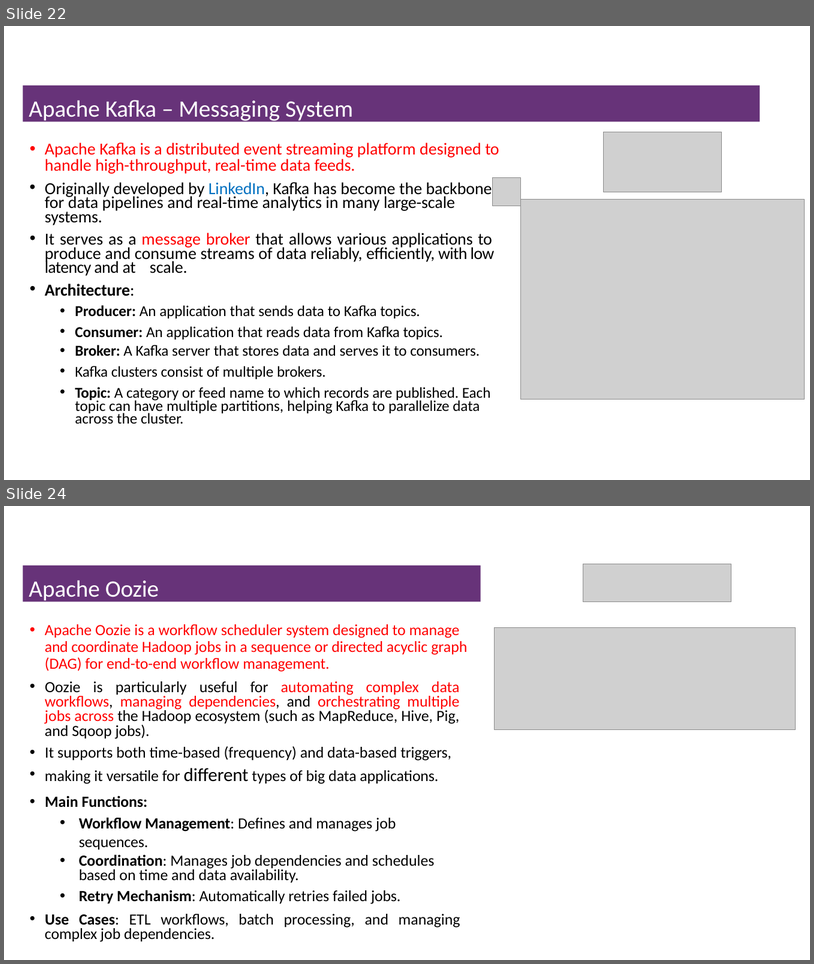
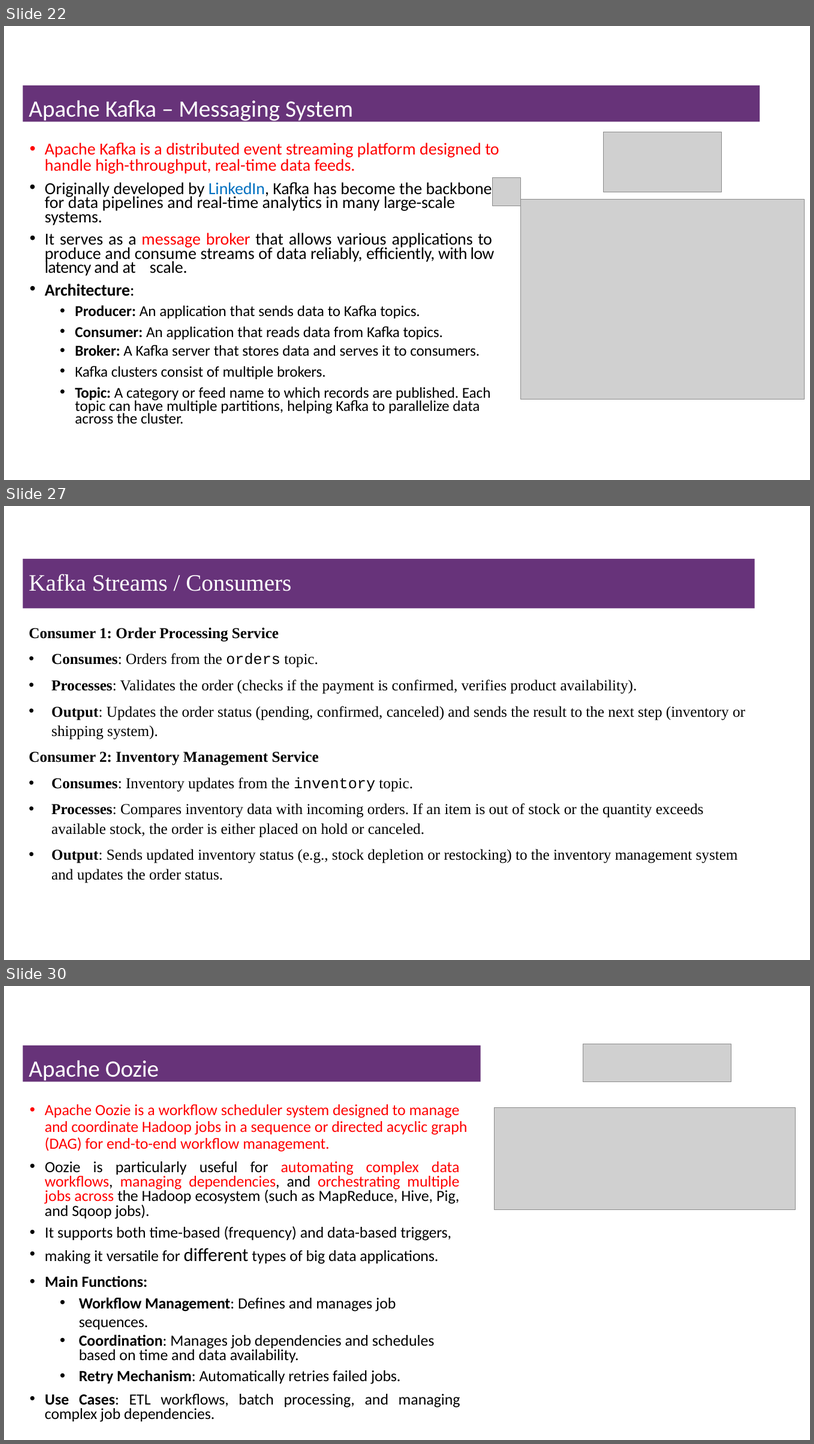
Before and after one commit to msfasha/307401-Big-Data, a slide deck: Lecture Notes/Section 2 - Introduction to Hadoop Eco System/2-Introduction to Hadoop Eco System.pptx. Shown one above the other, each under a label of ours: slides 22 and 24 before the commit, slides 22, 27 and 30 after it; the slides between them are not shown. The pictures are 814x964 and 814x1444 pixels, drawn with LibreOffice and Linux fonts; fonts in the diff are those of the drawing; grey boxes stand for pictures; background and template pictures are left out. Boxes give left, top, right and bottom in pixels: in the first picture for what was removed or moved away, otherwise in the second. Text is boxed around its words. In the diff, an @@ line names an element or a change of style, - is before the commit and + after.

```diff
--- a/Lecture Notes/Section 2 - Introduction to Hadoop Eco System/2-Introduction to Hadoop Eco System.pptx
+++ b/Lecture Notes/Section 2 - Introduction to Hadoop Eco System/2-Introduction to Hadoop Eco System.pptx
@@ slide 27 added at box(4, 506, 810, 960), background #FFFFFF @@
@@ title added at box(23, 559, 755, 608), fill #67337A, 28 pt, text #FFFFFF @@
+Kafka Streams / Consumers
@@ text added at box(29, 627, 746, 883), 18 pt, text #000000 @@
+Consumer 1: Order Processing Service
+• Consumes: Orders from the orders topic.
+• Processes: Validates the order (checks if the payment is confirmed, verifies product availability).
+• Output: Updates the order status (pending, confirmed, canceled) and sends the result to the next step (inventory or shipping system).
+Consumer 2: Inventory Management Service
+• Consumes: Inventory updates from the inventory topic.
+• Processes: Compares inventory data with incoming orders. If an item is out of stock or the quantity exceeds available stock, the order is either placed on hold or canceled.
+• Output: Sends updated inventory status (e.g., stock depletion or restocking) to the inventory management system and updates the order status.
@@ what was slide 24 is now slide 30 @@
```
Also in this commit, not shown: 3 slides changed, 6 other slides added, 1 slide removed, 1 other file.
